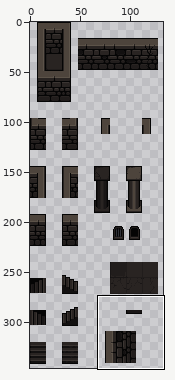
A sprite sheet gets an edit: Developpement/front/assets/img/map/AssetsDG.png. Above: a wide view before the commit, with the close-up outlined.
Close-up. Earlier state:
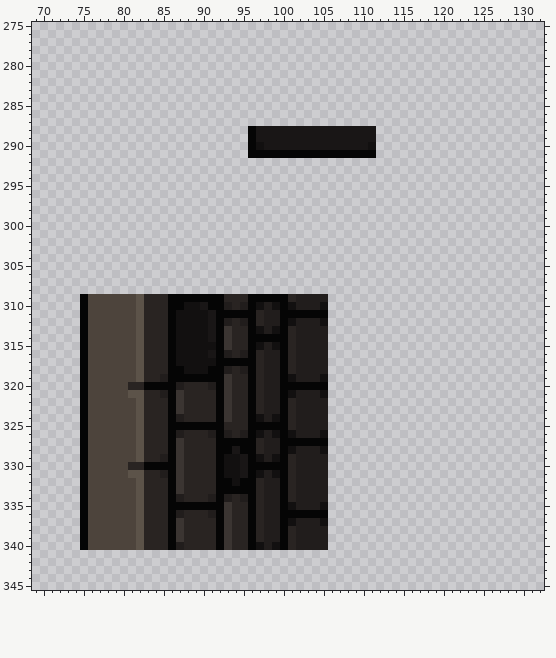
The file is 144x352 pixels. Pixels under 10% opacity are left out. Colours within 5 levels of each other are drawn and written as one. Shown: x 69..132, y 275..345. The wide view leaves out empty margins.
Once edited:
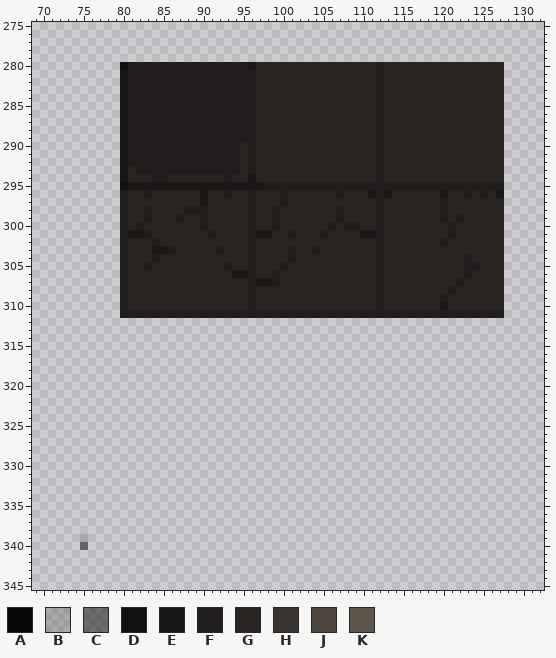
Palette (. is transparent): A #050505  B #0a090930  C #0a09097f  D #121010  E #191616  F #211d1c  G #292422  H #3b3532  J #4d443c  K #5c5349
From old to new:
y 280: x 80..127 ................................................ -> DFFFFFFFFFFFFFFFEGGGGGGGGGGGGGGGFGGGGGGGGGGGGGGG
y 281..287: x 80..127 ................................................ -> EFFFFFFFFFFFFFFFFGGGGGGGGGGGGGGGFGGGGGGGGGGGGGGG
y 288..289: x 80..127 ................AEEEEEEEEEEEEEEE................ -> EFFFFFFFFFFFFFFFFGGGGGGGGGGGGGGGFGGGGGGGGGGGGGGG
y 290: x 80..127 ................ADEEEEEEEEEEEEED................ -> EFFFFFFFFFFFFFFGFGGGGGGGGGGGGGGGFGGGGGGGGGGGGGGG
y 291: x 80..127 ................AAAAAAAAAAAAAAAA................ -> EFFFFFFFFFFFFFFGFGGGGGGGGGGGGGGGFGGGGGGGGGGGGGGG
y 292: x 80..127 ................................................ -> EFFFFFFFFFFFFFFGFGGGGGGGGGGGGGGGFGGGGGGGGGGGGGGG
y 293: x 80..127 ................................................ -> EGFFFFFFFFFFFFFGFGGGGGGGGGGGGGGGFGGGGGGGGGGGGGGG
y 294: x 80..127 ................................................ -> EGGGFFGGGGGGGFGGEGGGGGGGGGGGGGGGFGGGGGGGGGGGGGGG
y 295: x 80..127 ................................................ -> DEEEEEEEEEEEEEEEEEFFFFFFFFFFFFFFFFFFFFFFFFFFFFFF
y 296: x 80..127 ................................................ -> FGGFGGGGGGEGGFGGFGGGFGGGGGGFGGGEFEGGGGGGEGGFGFGE
y 297: x 80..127 ................................................ -> FGGGGGGGGGEGGGGGFGGGFGGGGGGGGGGGFGGGGGGGFGGGGGGG
y 298: x 80..127 ................................................ -> FGGFGGGGFFFGGGGGFGGFGGGGGGGFGGGGFGGGGGGGFGGGGGGG
y 299: x 80..127 ................................................ -> FGGFGGGFGGFGGGGGFGGFGGGGGGGFGGGGFGGGGGGGFGFGGGGG
y 300: x 80..127 ................................................ -> FGFGGGGGGGFGGGGGFGGFGGGGGGFGFFGGFGGGGGGGGFGGGGGG
y 301: x 80..127 ................................................ -> FEEFGGGGGGGFGGGGFEEGGFGGGFGGGGEEFGGGGGGGGFGGGGGG
y 302: x 80..127 ................................................ -> FGGGFGGGGGGGGGGGFGGGGGGGGGGGGGGGFGGGGGGGFGGGGGGG
y 303: x 80..127 ................................................ -> FGGGEEFGGGGGFGGGFGGGGFGGFGGGGGGGFGGGGGGGGGGGGGGG
y 304: x 80..127 ................................................ -> FGGGFGGGGGGGGGGGFGGGGFGGGGGGGGGGFGGGGGGGGGGFGGGG
y 305: x 80..127 ................................................ -> FGGFGGGGGGGGGFGGFGGGFGGGGGGGGGGGFGGGGGGGGGGFFGGG
y 306: x 80..127 ................................................ -> FGGGGGGGGGGGGGEEFGGFGGGGGGGGGGGGFGGGGGGGGGGFGGGG
y 307: x 80..127 ................................................ -> FGGGGGGGGGGGGGGGFEEFGGGGGGGGGGGGFGGGGGGGGGFGGGGG
y 308: x 80..127 ................................................ -> FGGGGGGGGGGGGGGGFGGGGGGGGGGGGGGGFGGGGGGGGFGGGGGG
y 309: x 75..82 AJJJJJJK -> .....FGG; x 86..92 AAAAAAA -> GGGGGGG; x 96..100 AAAAA -> FGGGG; x 102..127 FFFF...................... -> GGGGGGGGGGFGGGGGGGFGGGGGGG
y 310: x 75..82 AJJJJJJK -> .....FGG; x 86..93 AADDEAAF -> GGGGGGGG; x 95..127 FADFDADFFFD...................... -> GFGGGGGGGGGGGGGGGFGGGGGGGEGGGGGGG
y 311: x 75..97 AJJJJJJKGGGADDDDEAAAAAG -> .....FFFFFFFFFFFFFFFFFF; x 100..127 AAAAAA...................... -> FFFFFFFFFFFFFFFFFFFFFFFFFFFF
y 312: x 75..105 AJJJJJJKGGGADDDDEAFGFAGFFADFFFD -> ...............................
y 313: x 75..105 AJJJJJJKGGGADDDDEAHGGADFDAGFFFF -> ...............................
y 314: x 75..105 AJJJJJJKGGGADDDDEAHGGAAAAAGFFFF -> ...............................
y 315: x 75..105 AJJJJJJKGGGADDDDDAHGGADFDAGFFFF -> ...............................
y 316: x 75..105 AJJJJJJKGGGADDDDEAFGFAGFFAGFFFF -> ...............................
y 317: x 75..105 AJJJJJJKGGGADDDDDAAAAAGFFAGFFFF -> ...............................
y 318: x 75..105 AJJJJJJKGGGAADDDAAFGFAGFFAGFFFF -> ...............................
y 319: x 75..105 AJJJJJJKGGFAAAAAAAHGGAGFFADFFFD -> ...............................
y 320: x 75..105 AJJJJJGGAAAAFGGGFAHGGAGFFAAAAAA -> ...............................
y 321: x 75..105 AJJJJJKKGGFAHGGGGAHGGAGFFADFFFD -> ...............................
y 322..323: x 75..105 AJJJJJJKGGGAHGGGGAHGGAGFFAGFFFF -> ...............................
y 324: x 75..105 AJJJJJJKGGGAFGGGGAHGGADFDAGFFFF -> ...............................
y 325: x 75..105 AJJJJJJKGGGAAAAAAAGGGAAAAAGFFFF -> ...............................
y 326: x 75..105 AJJJJJJKGGGAFGGGFAFGFADFDADFFFD -> ...............................
y 327: x 75..105 AJJJJJJKGGGAHGGGGAAAAAGFFAAAAAA -> ...............................
y 328: x 75..105 AJJJJJJKGGGAHGGGGAAEAAGFFADFFFD -> ...............................
y 329: x 75..105 AJJJJJJKGGFAHGGGGADDEADFDAGFFFF -> ...............................
y 330: x 75..105 AJJJJJGGAAAAHGGGGADDEAAAAAGFFFF -> ...............................
y 331: x 75..105 AJJJJJKKGGFAHGGGGADDEADFDAGFFFF -> ...............................
y 332: x 75..105 AJJJJJJKGGGAHGGGGAADAAGFFAGFFFF -> ...............................
y 333: x 75..105 AJJJJJJKGGGAHGGGGAAAAAGFFAGFFFF -> ...............................
y 334: x 75..105 AJJJJJJKGGGAFGGGFAFGFAGFFAGFFFF -> ...............................
y 335: x 75..105 AJJJJJJKGGGAAAAAAAHGGAGFFADFFFD -> ...............................
y 336: x 75..105 AJJJJJJKGGGAFGGGFAHGGAGFFAAAAAA -> ...............................
y 337: x 75..105 AJJJJJJKGGGAHGGGGAHGGAGFFADFFFD -> ...............................
y 338: x 75..105 AJJJJJJKGGGAHGGGGAHGGAGFFAGFFFF -> ...............................
y 339: x 75..105 AJJJJJJKGGGAHGGGGAHGGAGFFAGFFFF -> B..............................
y 340: x 75..105 AJJJJJJKGGGAFGGGGAHGGADFDAGFFFF -> C..............................
Boxes around the changes in both close-ups, in picture pixels (x1, y1, x2, y2):
changed: (80, 62, 504, 550)
